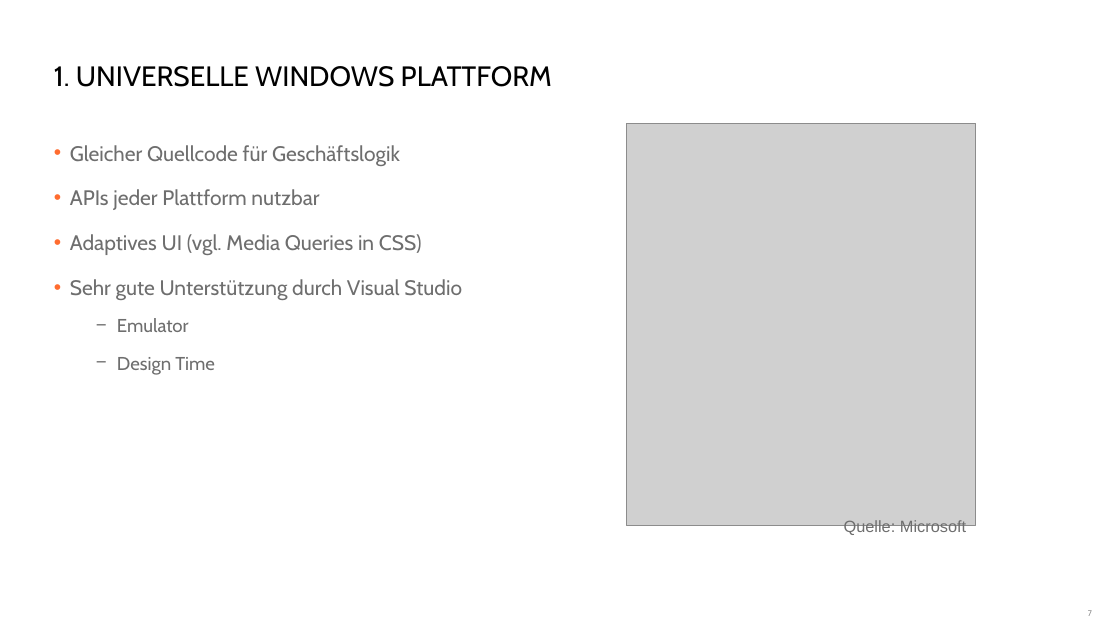
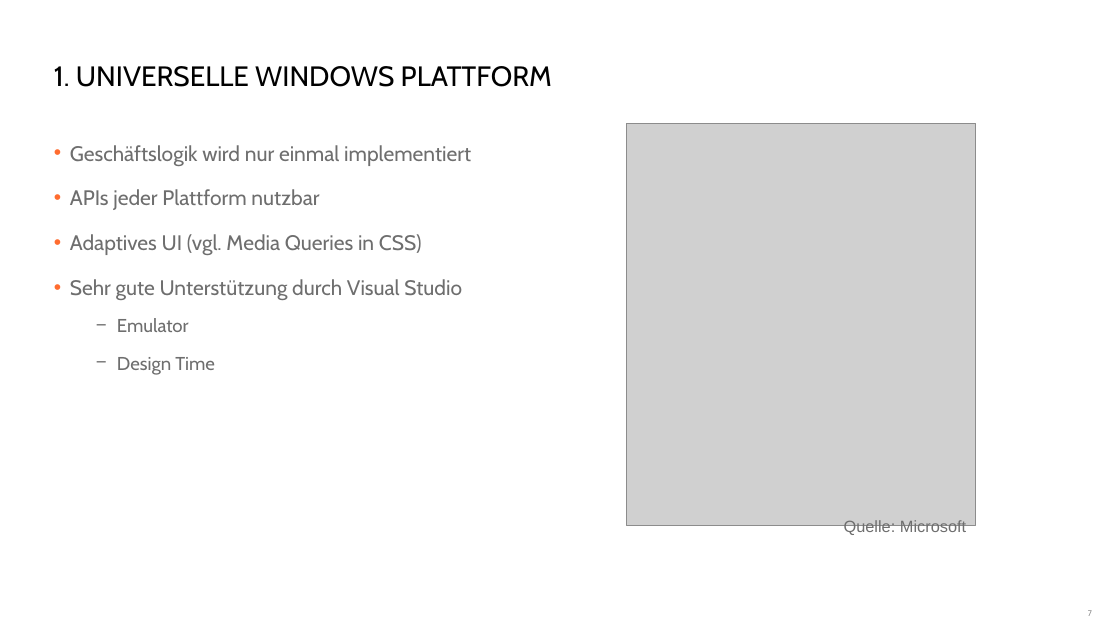
Before and after one commit to danielbeckmann/DotNETJumpStart, a slide deck: slide 7 of 06. Universal Windows Platform/Entwicklung einer App für die universelle Windows Plattform.pptx. Drawn at 1120x630 pixels with LibreOffice and Linux fonts; fonts in the diff are those of the drawing; grey boxes stand for pictures; background and template pictures are left out. Boxes give left, top, right and bottom in pixels: in the first picture for what was removed or moved away, otherwise in the second. Text is boxed around its words. In the diff, an @@ line names an element or a change of style, - is before the commit and + after.

```diff
--- a/06. Universal Windows Platform/Entwicklung einer App für die universelle Windows Plattform.pptx
+++ b/06. Universal Windows Platform/Entwicklung einer App für die universelle Windows Plattform.pptx
@@ text at <box>70,145,471,166</box>: text changed @@
-• Gleicher Quellcode für Geschäftslogik
+• Geschäftslogik wird nur einmal implementiert
```
Also in this commit, not shown: 5 other slides changed, 3 slides added, 4 other files.
